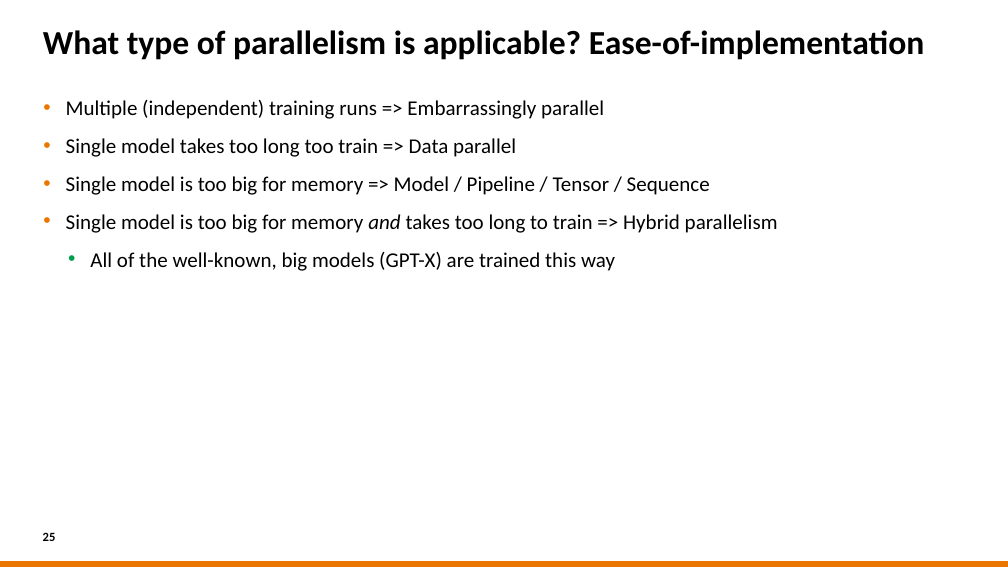
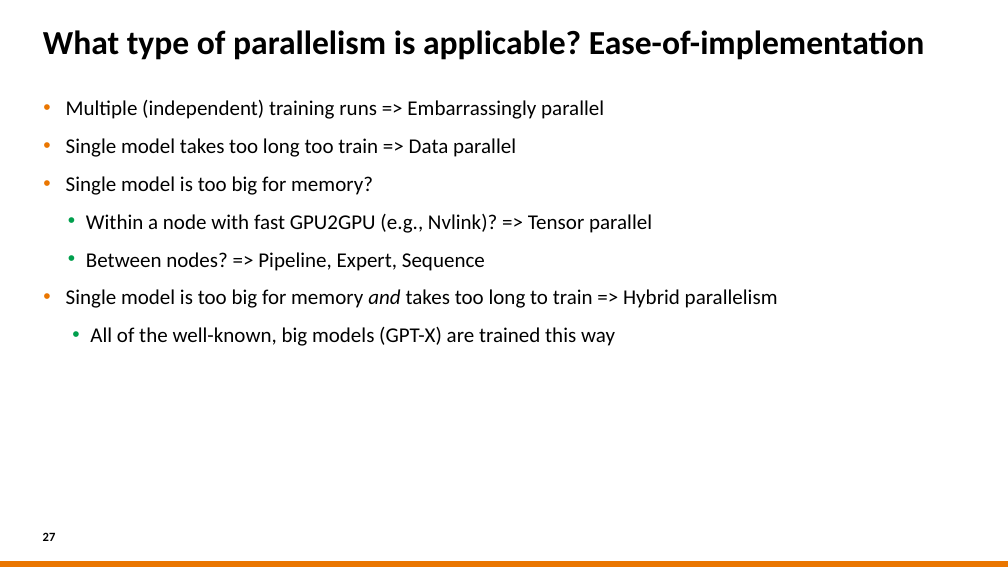
Before and after one commit to sara-nl/HPML-course-materials, a slide deck: slide 27 of Day2/slides/Parallel_Computing_for_DL.pptx (slide 25 before the commit). Drawn at 1008x567 pixels with LibreOffice and Linux fonts; fonts in the diff are those of the drawing; background and template pictures are left out. Boxes give left, top, right and bottom in pixels: in the first picture for what was removed or moved away, otherwise in the second. Text is boxed around its words. In the diff, an @@ line names an element or a change of style, - is before the commit and + after.

```diff
--- a/Day2/slides/Parallel_Computing_for_DL.pptx
+++ b/Day2/slides/Parallel_Computing_for_DL.pptx
@@ text at bbox=[66, 176, 652, 271]: text changed @@
-• Single model is too big for memory => Model / Pipeline / Tensor / Sequence
+• Single model is too big for memory?
+  • Within a node with fast GPU2GPU (e.g., Nvlink)? => Tensor parallel
+  • Between nodes? => Pipeline, Expert, Sequence
@@ text at bbox=[90, 327, 615, 346]: indent changed @@
@@ page number at bbox=[43, 532, 56, 541]: text changed @@
-25
+27
```
Also in this commit, not shown: 19 other slides changed, 2 slides added, 1 other file.
